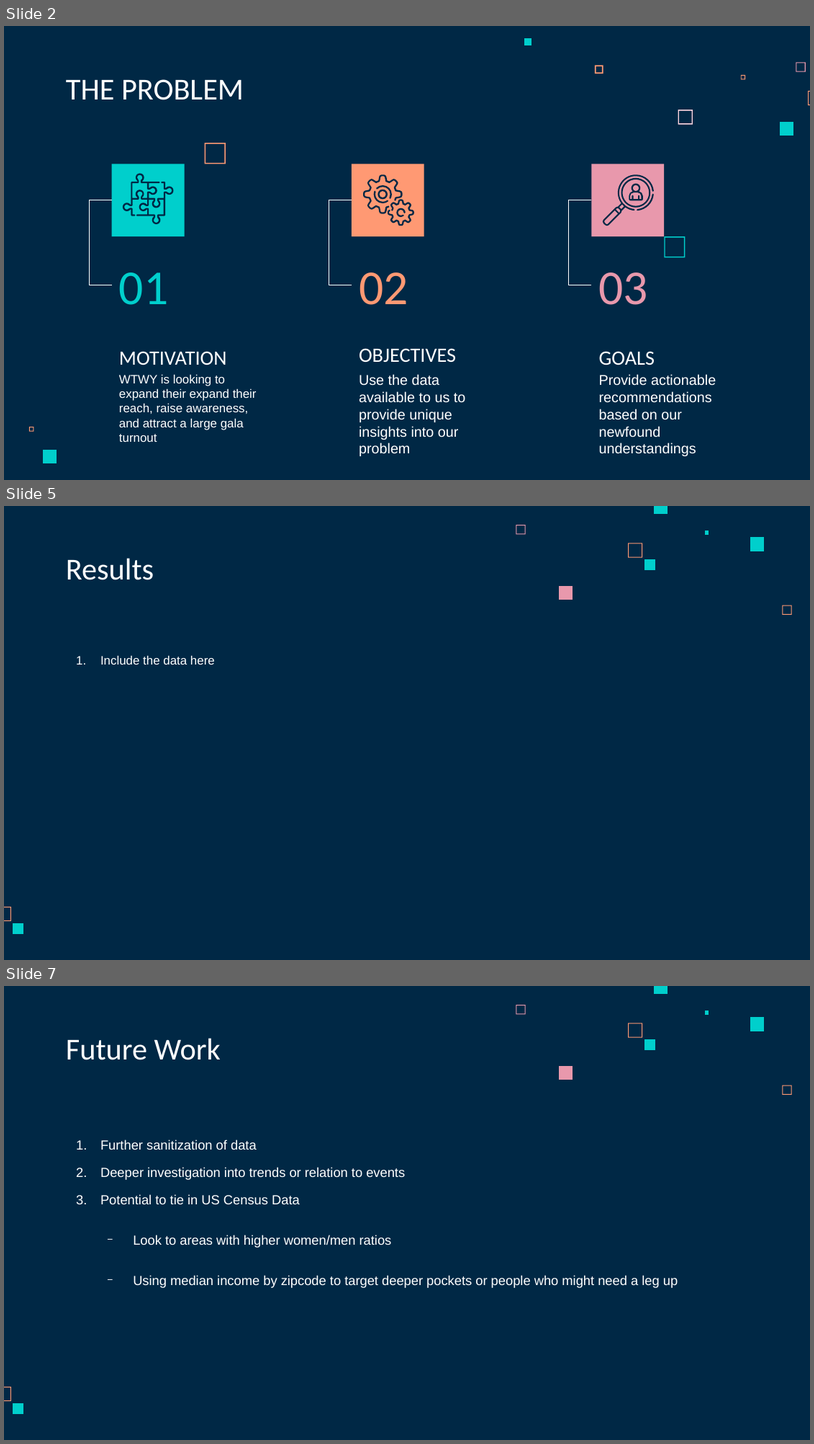
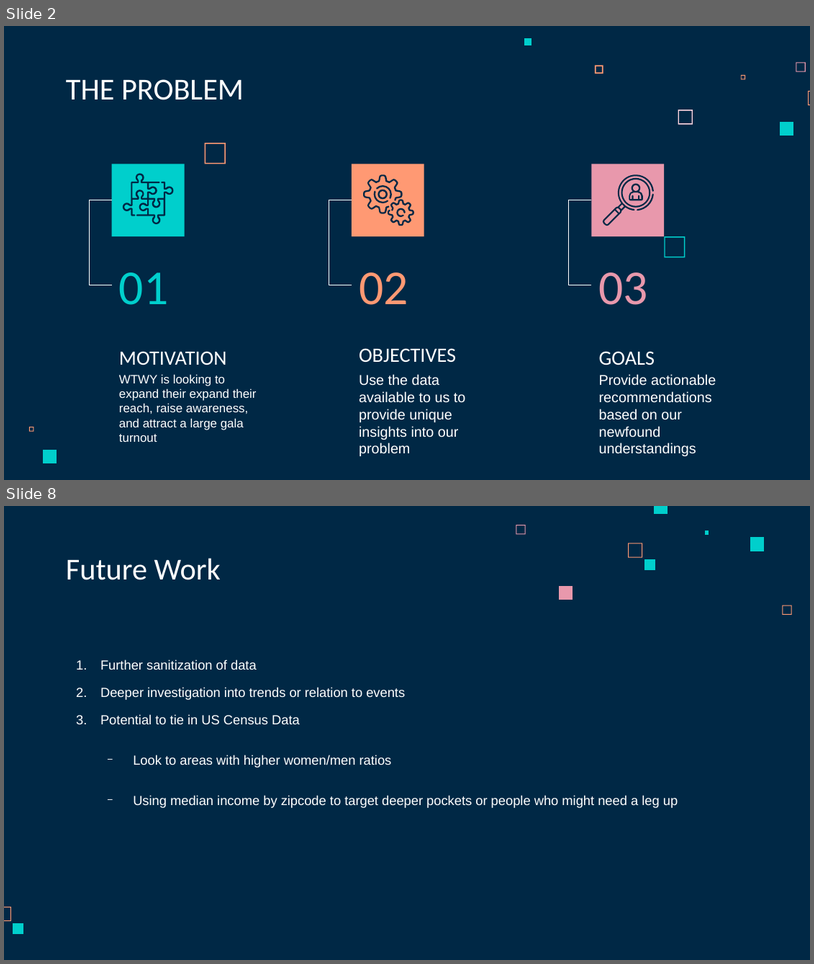
Before and after one commit to maneaterrbug/WTWY_metro_project_MR, a slide deck: deliverables/WTWY_Presentation.odp. Shown one above the other, each under a label of ours: slides 2, 5 and 7 before the commit, slides 2 and 8 after it; the slides between them are not shown. The pictures are 814x1444 and 814x964 pixels, drawn with LibreOffice and Linux fonts; fonts in the diff are those of the drawing. Boxes give left, top, right and bottom in pixels: in the first picture for what was removed or moved away, otherwise in the second. Text is boxed around its words. In the diff, an @@ line names an element or a change of style, - is before the commit and + after.

```diff
--- a/deliverables/WTWY_Presentation.odp
+++ b/deliverables/WTWY_Presentation.odp
@@ slide 5 removed at (4,506,810,960), background #002845; not listed: 10 template elements that a slide beside it also shows @@
@@ title removed at (66,558,154,580) @@
-Results
@@ text removed at (100,655,215,664) @@
-1. Include the data here
@@ what was slide 7 is now slide 8 @@
```
Also in this commit, not shown: 2 slides changed, 6 slides added, 4 other slides removed, 2 other files.
